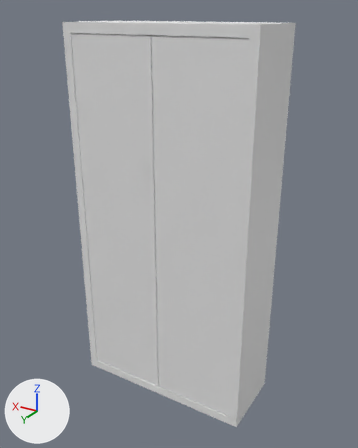
Renders of the FBX model MPSIP_Group4_SOURCECODE/Assets/Res/Model/Cabinet/cardboard.fbx from each side of a commit.
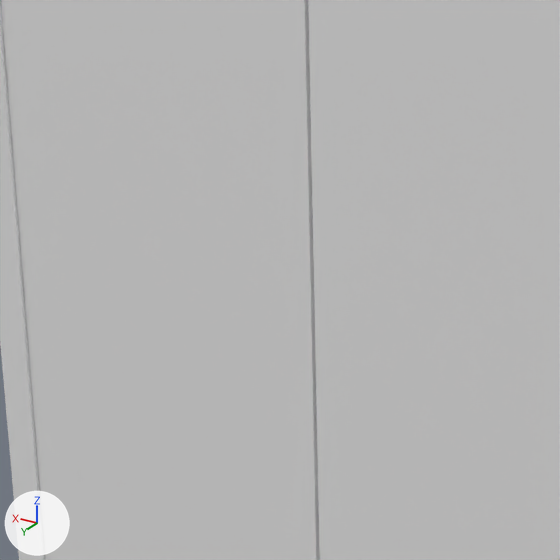
Old and new are each drawn whole from a camera (50 mm lens) standing at (-6.37, 10.43, 5.24) and looking at (-0.15, 0.06, 0.06) and again close up on the part from 23% to 60% of the width and 41% to 70% of the height. Arrows for +X, +Y and +Z are at lower left; the lights stay in place. Where no turn or scale is listed for an object, it has been applied to the vertices. Vertices at the same position are counted once.
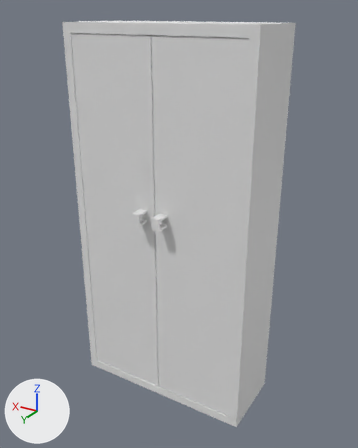
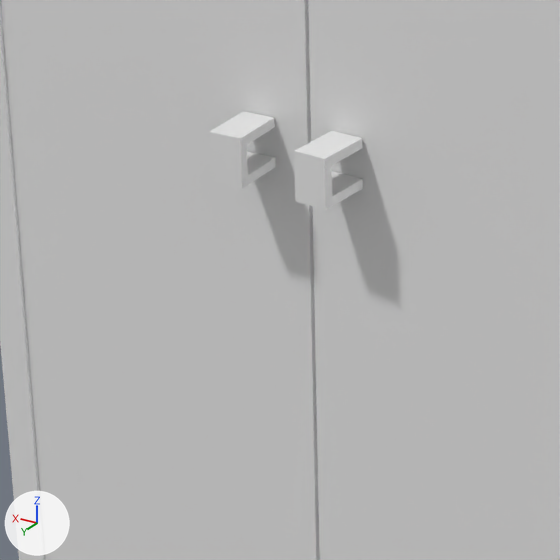
Location of each change, [x1, y1, x2, y2] in pixels of the close-ups (560 x 560 px):
'Cube.003', reshaped
    before: [308, 0, 560, 560]
    after: [294, 0, 560, 560]
part 1 of me_cube_004, added
    after: [209, 111, 276, 189]
part 2 of me_cube_005, added
    after: [294, 131, 363, 210]

Patch to the scene script:
```diff
--- a/MPSIP_Group4_SOURCECODE/Assets/Res/Model/Cabinet/cardboard.fbx.py
+++ b/MPSIP_Group4_SOURCECODE/Assets/Res/Model/Cabinet/cardboard.fbx.py
@@ me_cube_005 @@
 # used by ob_cube_003; location = (1.03, 0.881, 0.0); rotation_euler = (3.142, 0.0, 0.0), in degrees (180, 0, 0); scale = (-1.25, -0.1, -4.75)
-me_cube_005.from_pydata(...)  # 8 vertices, 6 faces; spans x 0.83..2.65, y -1.0..1.0, z -1.0..1.0
+me_cube_005.from_pydata(...)  # 32 vertices, 28 faces; spans x 0.83..2.65, y -1.0..4.76, z -1.0..1.0
+# me_cube_005 part 2: a new loose piece of 24 vertices spanning x 0.94..1.12, y 1.05..4.76, z 0.08..0.14, in mat_material_001 (its picture is missing)
 me_cube_005.materials.append(mat_material_001)
@@ me_cube_004 @@
 # used by ob_cube_002; location = (1.03, 0.881, 0.0); rotation_euler = (-3.142, 0.0, 0.0), in degrees (-180, 0, 0); scale = (-1.25, -0.1, -4.75)
-me_cube_004.from_pydata(...)  # 8 vertices, 6 faces; spans x -1.0..0.81, y -1.0..1.0, z -1.0..1.0
+me_cube_004.from_pydata(...)  # 32 vertices, 28 faces; spans x -1.0..0.81, y -1.0..4.79, z -1.0..1.0
+# me_cube_004 part 1: a new loose piece of 24 vertices spanning x 0.47..0.65, y 1.08..4.79, z 0.08..0.14, in mat_material_001 (its picture is missing)
 me_cube_004.materials.append(mat_material_001)
```
